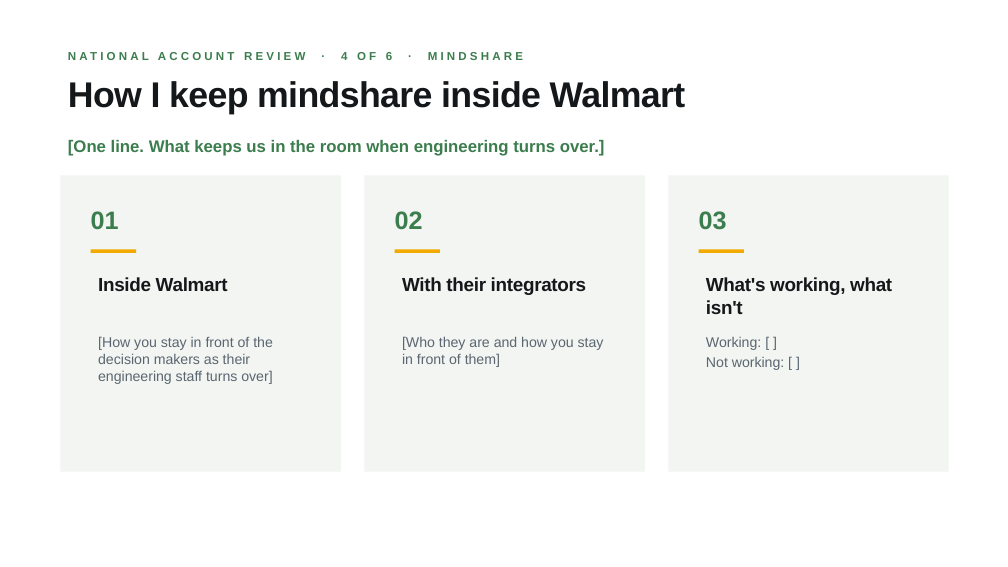
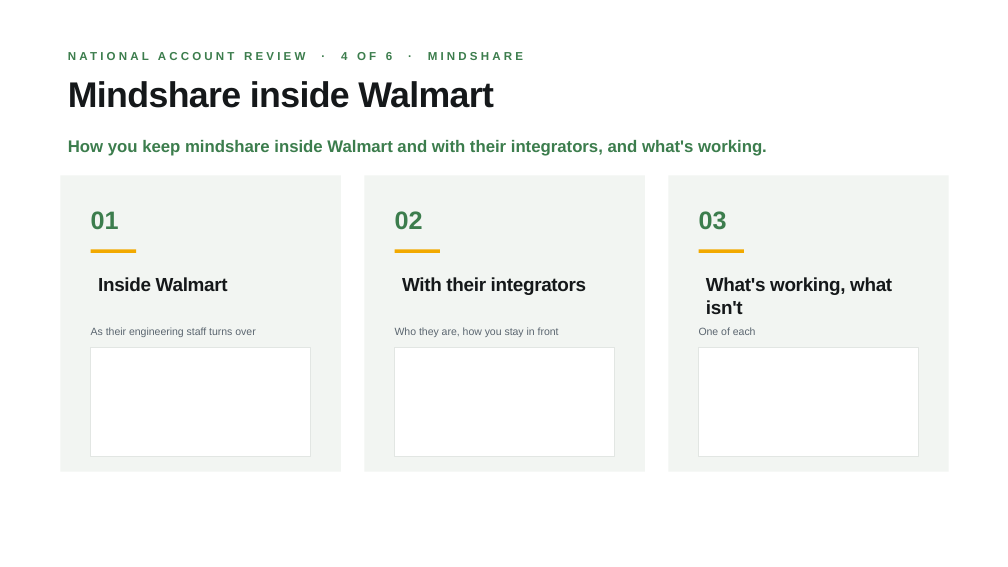
Before and after one commit to guralsnj/git_test, a slide deck: slide 5 of decks/territory-review/National Account Presentation - Walmart (Chad).pptx. Drawn at 1008x567 pixels with LibreOffice and Linux fonts; fonts in the diff are those of the drawing; background and template pictures are left out. Boxes give left, top, right and bottom in pixels: in the first picture for what was removed or moved away, otherwise in the second. Text is boxed around its words. In the diff, an @@ line names an element or a change of style, - is before the commit and + after.

```diff
--- a/decks/territory-review/National Account Presentation - Walmart (Chad).pptx
+++ b/decks/territory-review/National Account Presentation - Walmart (Chad).pptx
@@ title at <box>68,81,494,108</box>: text changed @@
-How I keep mindshare inside Walmart
+Mindshare inside Walmart
@@ text at <box>68,140,767,156</box>: text changed @@
-[One line. What keeps us in the room when engineering turns over.]
+How you keep mindshare inside Walmart and with their integrators, and what's working.
@@ text added at <box>91,327,255,337</box>, 10 pt, text #5B6670 @@
+As their engineering staff turns over
@@ text at <box>395,327,559,337</box>: text changed; size 13.5 to 10 pt @@
-[Who they are and how you stay in front of them]
+Who they are, how you stay in front
@@ text added at <box>699,327,756,335</box>, 10 pt, text #5B6670 @@
+One of each
@@ rectangle added at <box>91,348,311,457</box>, fill #FFFFFF, outline #E2E6E3 0.75 pt @@
@@ text removed at <box>98,336,273,384</box> @@
-[How you stay in front of the decision makers as their engineering staff turns over]
@@ rectangle added at <box>395,348,615,457</box>, fill #FFFFFF, outline #E2E6E3 0.75 pt @@
@@ rectangle added at <box>699,348,919,457</box>, fill #FFFFFF, outline #E2E6E3 0.75 pt @@
@@ text removed at <box>706,337,785,370</box> @@
-Working: [ ]
-Not working: [ ]
```
Also in this commit, not shown: 5 other slides changed, 3 other files.
